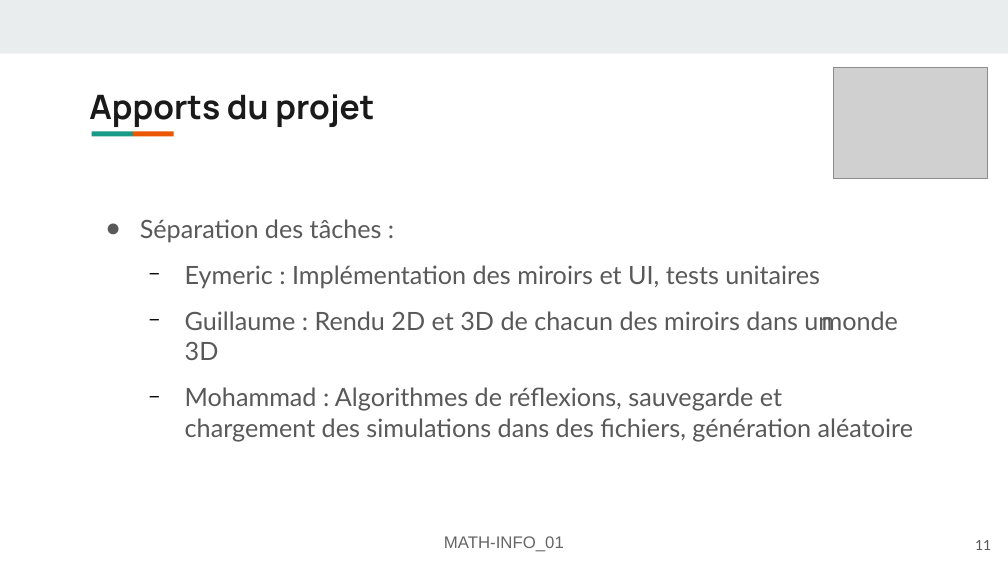
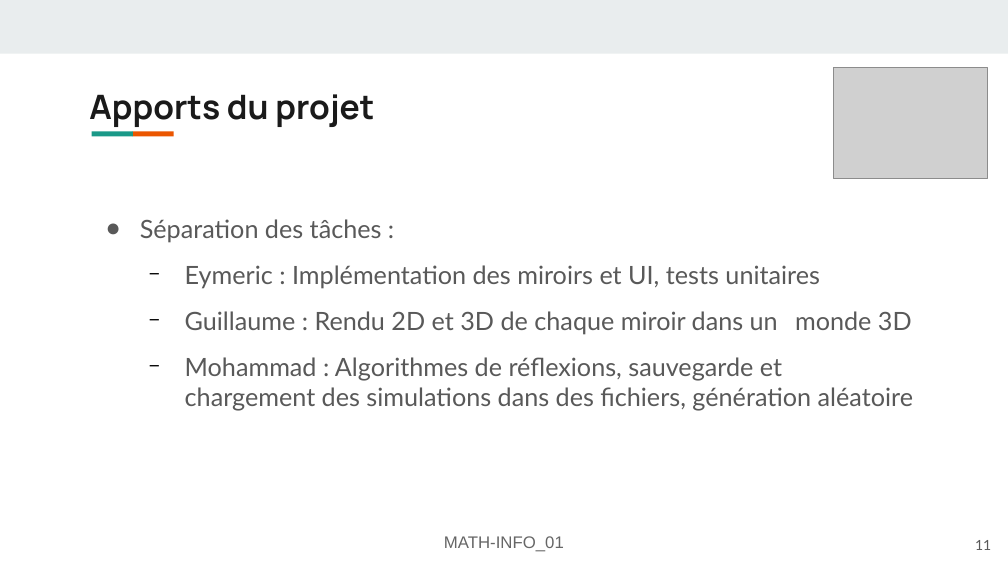
Before and after one commit to FlashOnFire/MirrorVerse, a slide deck: slide 11 of project_managment/pres2/MATH-INFO_01-Présentation-mirror-verse.odp. Drawn at 1008x567 pixels with LibreOffice and Linux fonts; fonts in the diff are those of the drawing; grey boxes stand for pictures. Boxes give left, top, right and bottom in pixels: in the first picture for what was removed or moved away, otherwise in the second. Text is boxed around its words. In the diff, an @@ line names an element or a change of style, - is before the commit and + after.

```diff
--- a/project_managment/pres2/MATH-INFO_01-Présentation-mirror-verse.odp
+++ b/project_managment/pres2/MATH-INFO_01-Présentation-mirror-verse.odp
@@ text at <box>185,311,912,335</box>: text changed @@
-  − Guillaume : Rendu 2D et 3D de chacun des miroirs dans un monde 3D
+  − Guillaume : Rendu 2D et 3D de chaque miroir dans un monde 3D
```
Also in this commit, not shown: 2 other files.
